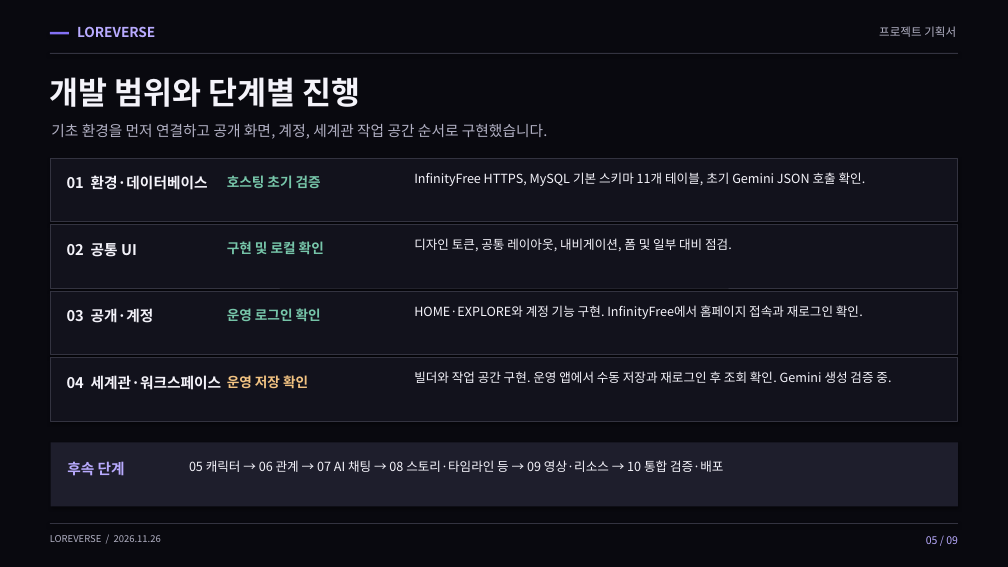
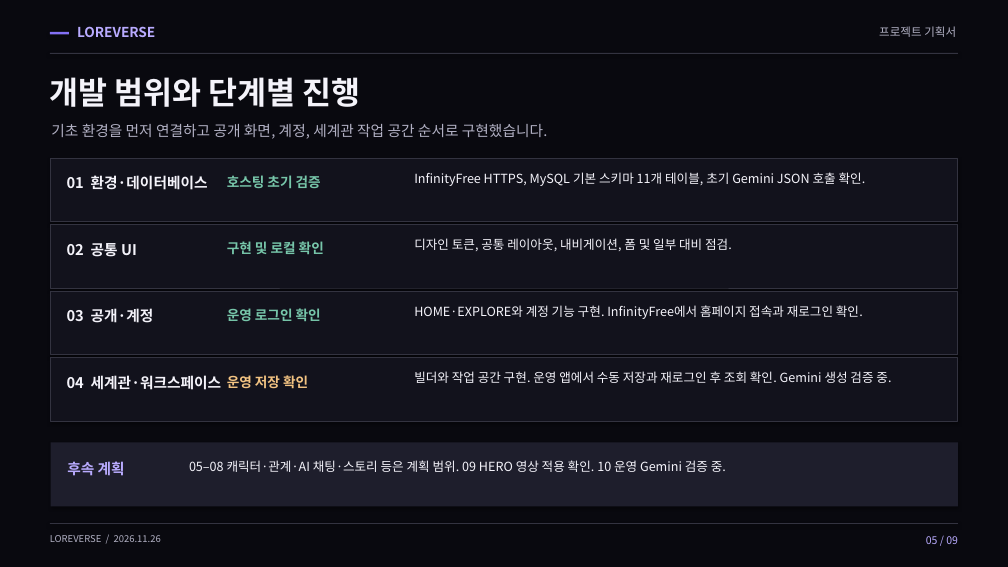
Before and after one commit to 05SUA/-, a slide deck: slide 5 of LOREVERSE/submission/LOREVERSE-project-plan.pptx. Drawn at 1008x567 pixels with LibreOffice and Linux fonts; fonts in the diff are those of the drawing. Boxes give left, top, right and bottom in pixels: in the first picture for what was removed or moved away, otherwise in the second. Text is boxed around its words. In the diff, an @@ line names an element or a change of style, - is before the commit and + after.

```diff
--- a/LOREVERSE/submission/LOREVERSE-project-plan.pptx
+++ b/LOREVERSE/submission/LOREVERSE-project-plan.pptx
@@ text at (x1=67, y1=461, x2=125, y2=476): text changed @@
-후속 단계
+후속 계획
@@ text at (x1=189, y1=460, x2=726, y2=472): text changed @@
-05 캐릭터 → 06 관계 → 07 AI 채팅 → 08 스토리·타임라인 등 → 09 영상·리소스 → 10 통합 검증·배포
+05–08 캐릭터·관계·AI 채팅·스토리 등은 계획 범위. 09 HERO 영상 적용 확인. 10 운영 Gemini 검증 중.
```
Also in this commit, not shown: 3 other slides changed, 1 other file.
